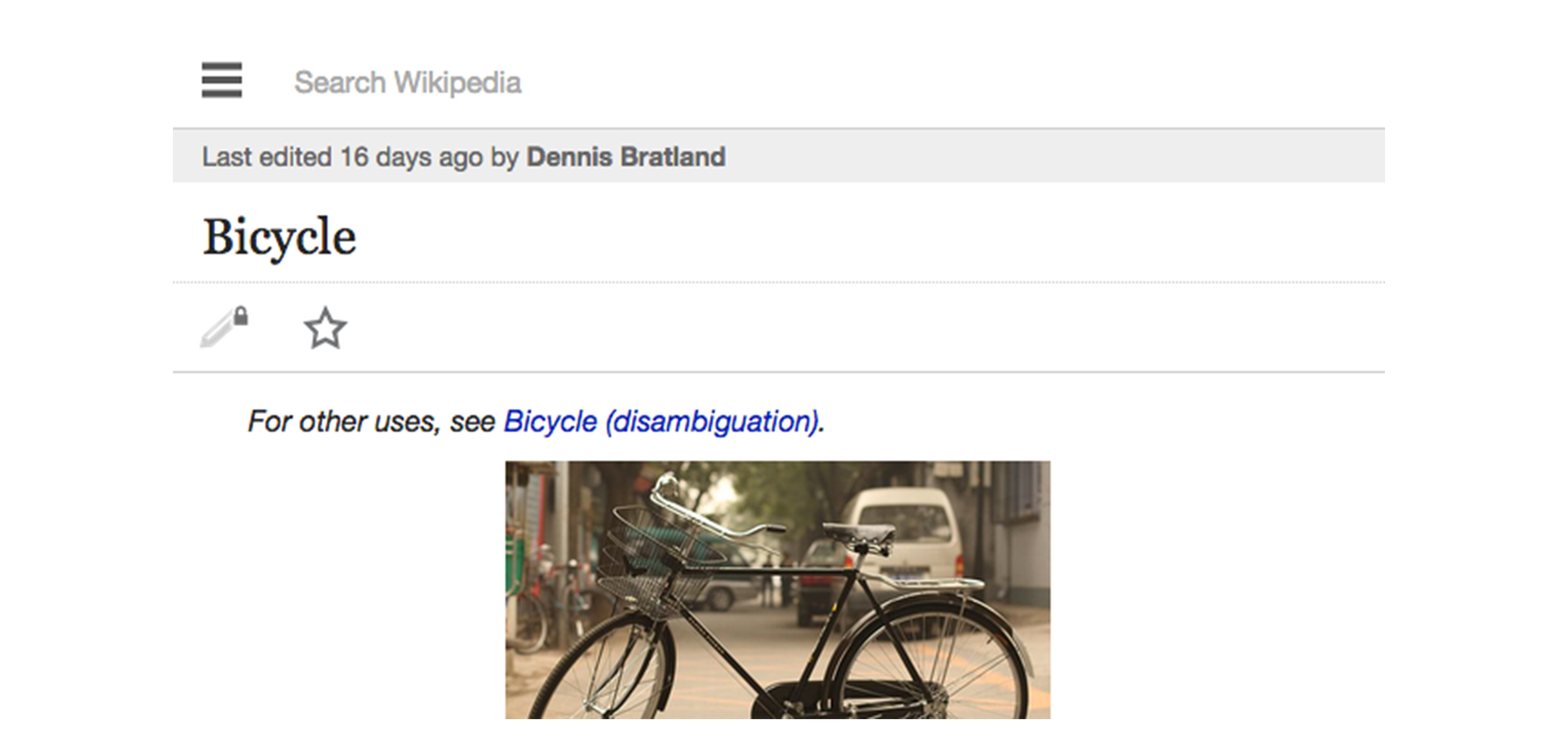
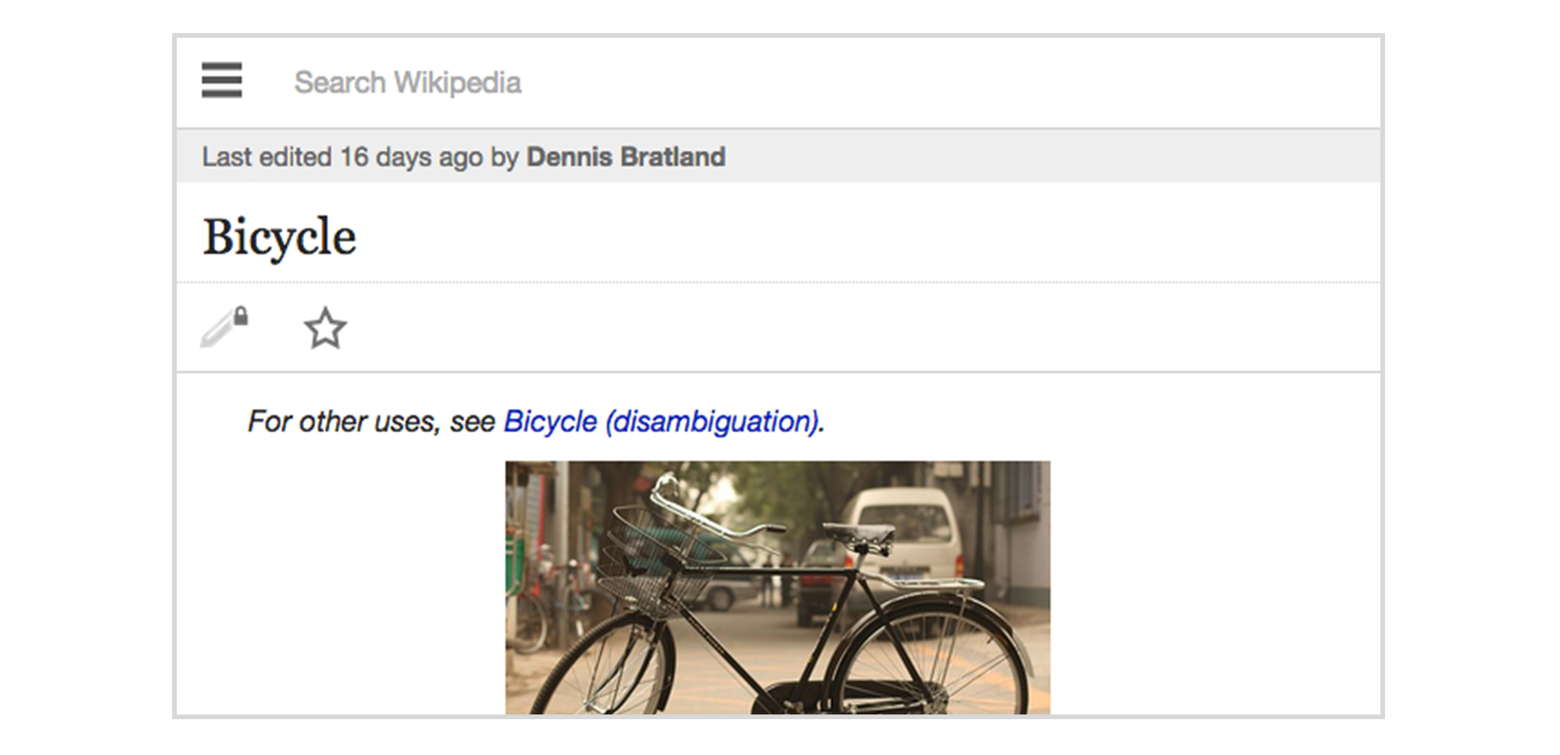
Before/after of a 1560 x 755 layered artwork. What changed in the layer stack:
showed "Rectangle 1" over box(172, 33, 1386, 719)
